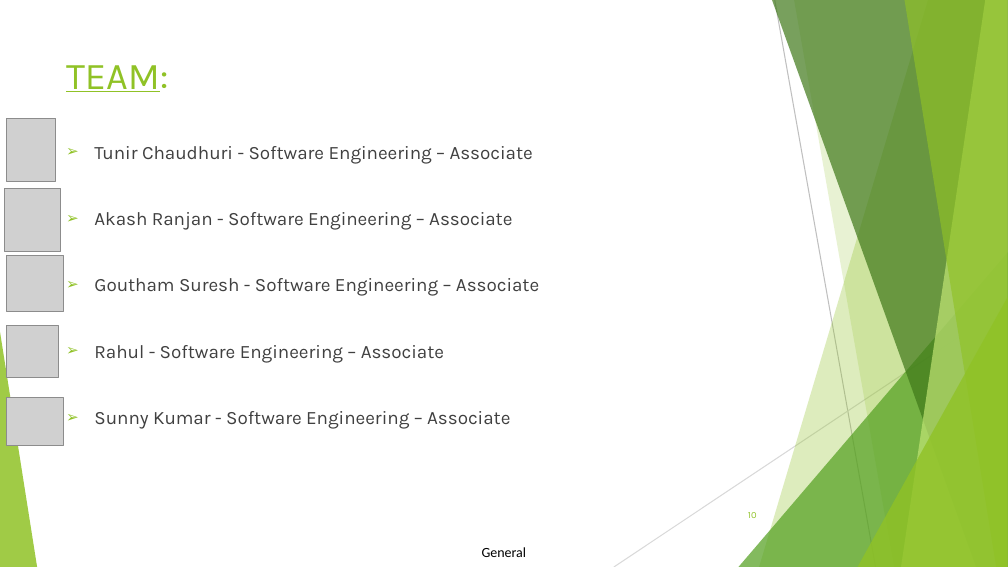
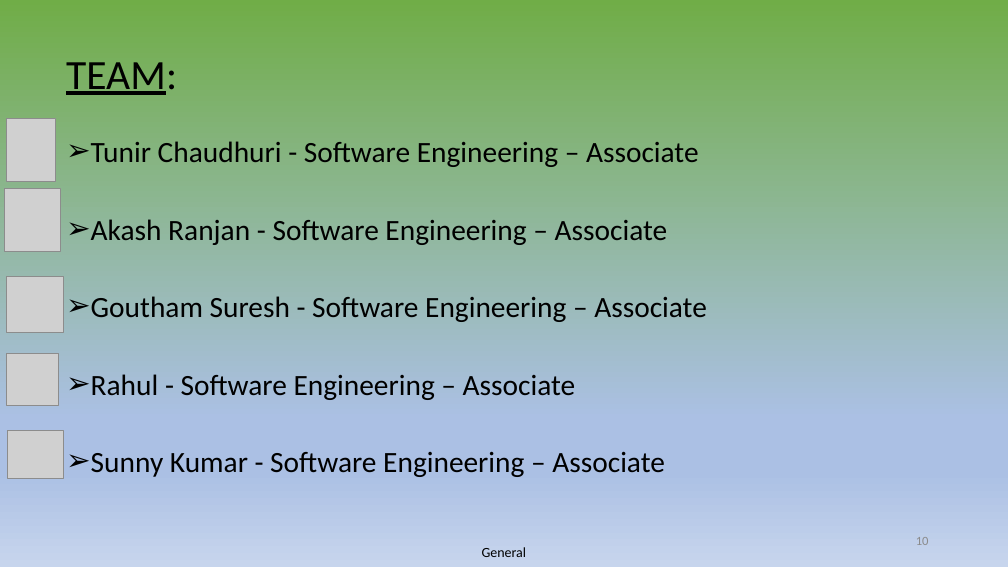
Before and after one commit to Tunir10Chaudhuri/Case_Study_Group_4, a slide deck: slide 10 of CaseStudy-04.pptx. Drawn at 1008x567 pixels with LibreOffice and Linux fonts; fonts in the diff are those of the drawing; grey boxes stand for pictures. Boxes give left, top, right and bottom in pixels: in the first picture for what was removed or moved away, otherwise in the second. Text is boxed around its words. In the diff, an @@ line names an element or a change of style, - is before the commit and + after.

```diff
--- a/CaseStudy-04.pptx
+++ b/CaseStudy-04.pptx
@@ background #FFFFFF to gradient #70AD47 to #ABC0E4 to #C7D5ED @@
@@ title "TEAM:" at [66, 62, 177, 95]: size 27 to 29.7 pt, font Karla to Calibri, text colour #90C226 to #000000; line spacing 1 to 0.9; vertical alignment top to middle @@
@@ text "Tunir Chaudhuri - Software Engineering ..." at [91, 141, 707, 477]: size 13.5 to 21 pt, font Karla to Calibri, text colour #404040 to #000000; indent changed; line spacing 1 to 0.8 @@
@@ picture: place and size @@
-picture at [7, 255, 64, 311]
+picture at [7, 276, 64, 333]
@@ group removed at [0, 0, 1008, 567]: 5 freeform shapes, 3 triangles, 2 lines @@
@@ picture: place and size @@
-picture at [7, 326, 59, 378]
+picture at [7, 354, 59, 406]
@@ picture: place and size @@
-picture at [7, 397, 64, 445]
+picture at [7, 430, 64, 478]
@@ page number: place and size @@
-page number at [748, 512, 757, 518]
+page number at [916, 537, 929, 545]
@@ page number at [916, 537, 929, 545]: size 6.8 to 9 pt, font Karla to Calibri, text colour #90C226 to #8C8C8C @@
```
Also in this commit, not shown: 10 other slides changed.
